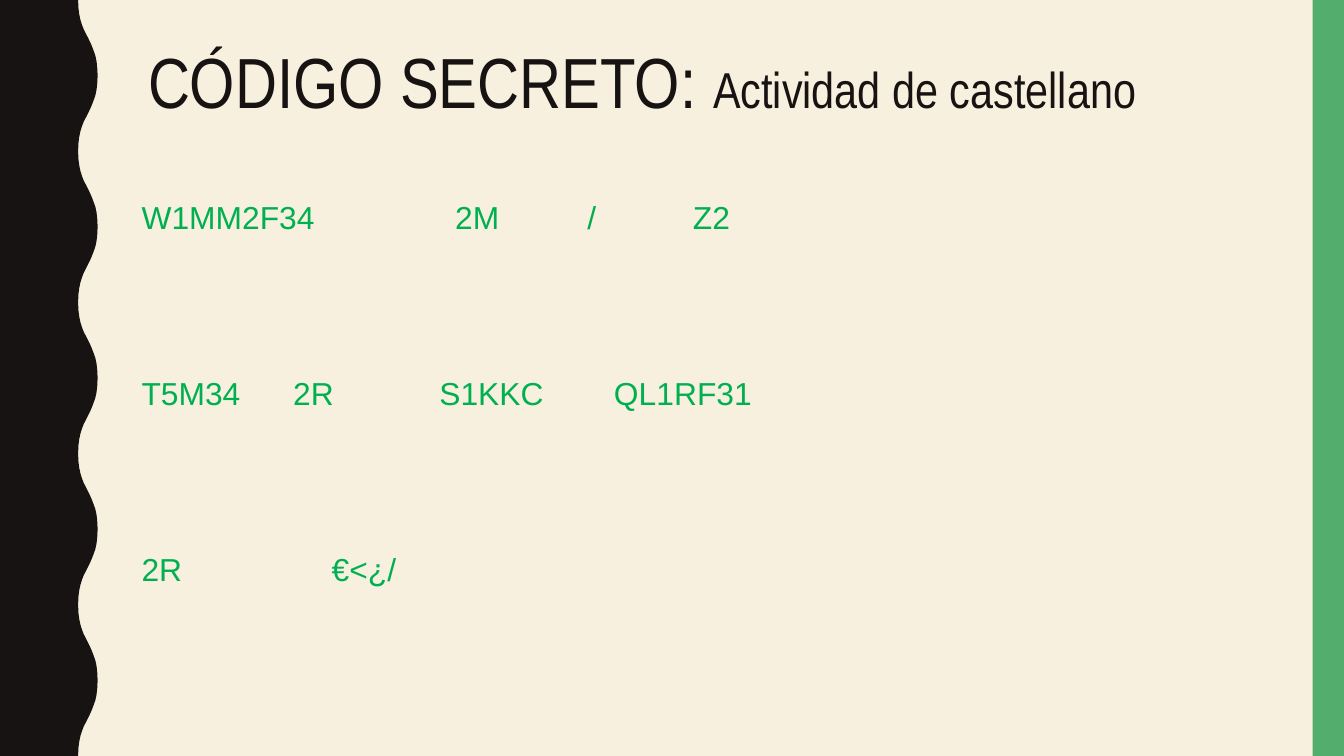
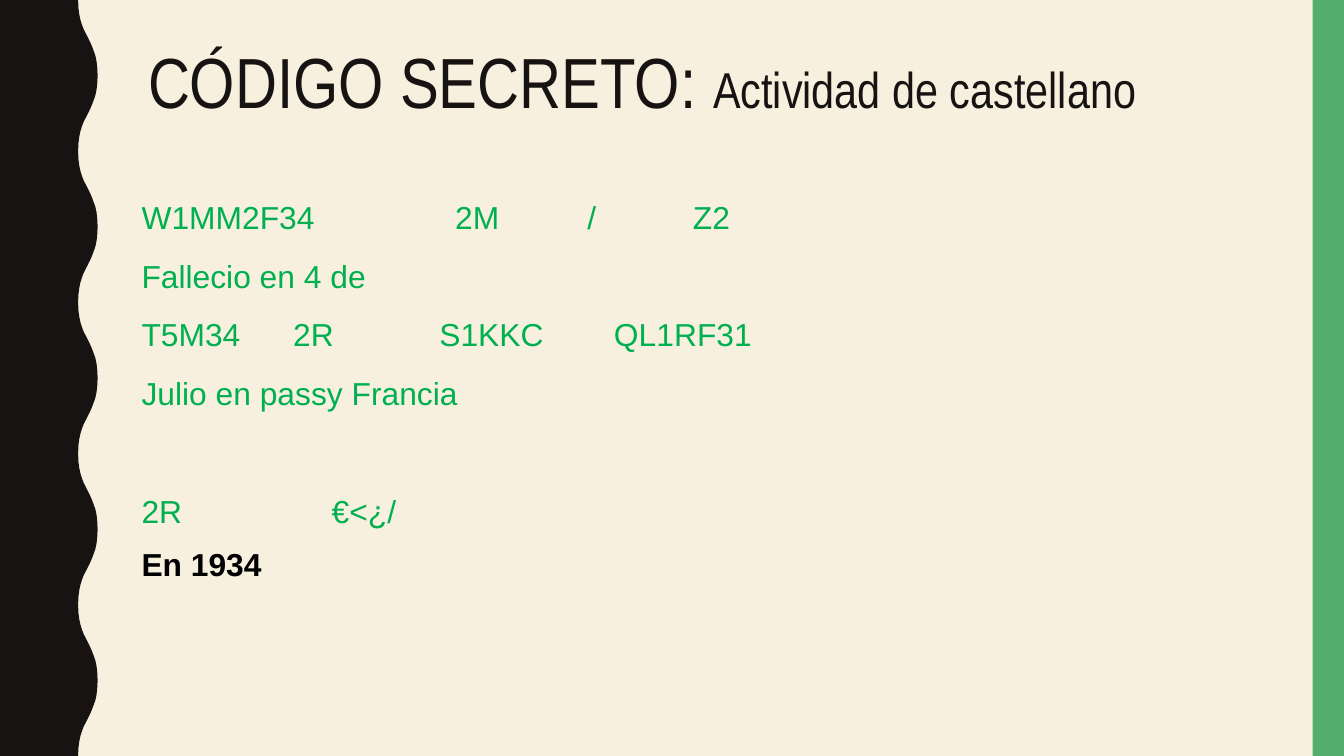
Before and after one commit to 360kbcn/Deures, a slide deck: slide 29 of 25-29-5-2020/Marc Rios 3a setmana Experiments.pptx. Drawn at 1344x756 pixels with LibreOffice and Linux fonts; fonts in the diff are those of the drawing. Boxes give left, top, right and bottom in pixels: in the first picture for what was removed or moved away, otherwise in the second. Text is boxed around its words. In the diff, an @@ line names an element or a change of style, - is before the commit and + after.

```diff
--- a/25-29-5-2020/Marc Rios 3a setmana Experiments.pptx
+++ b/25-29-5-2020/Marc Rios 3a setmana Experiments.pptx
@@ text at box(142, 265, 365, 289): paragraph added @@
+Fallecio en 4 de
@@ text at box(142, 382, 458, 411): paragraph added @@
+Julio en passy Francia
@@ text at box(142, 554, 262, 577): paragraph added @@
+En 1934
```
Also in this commit, not shown: 5 other slides changed, 1 slide added, 1 slide removed, 4 other files.
